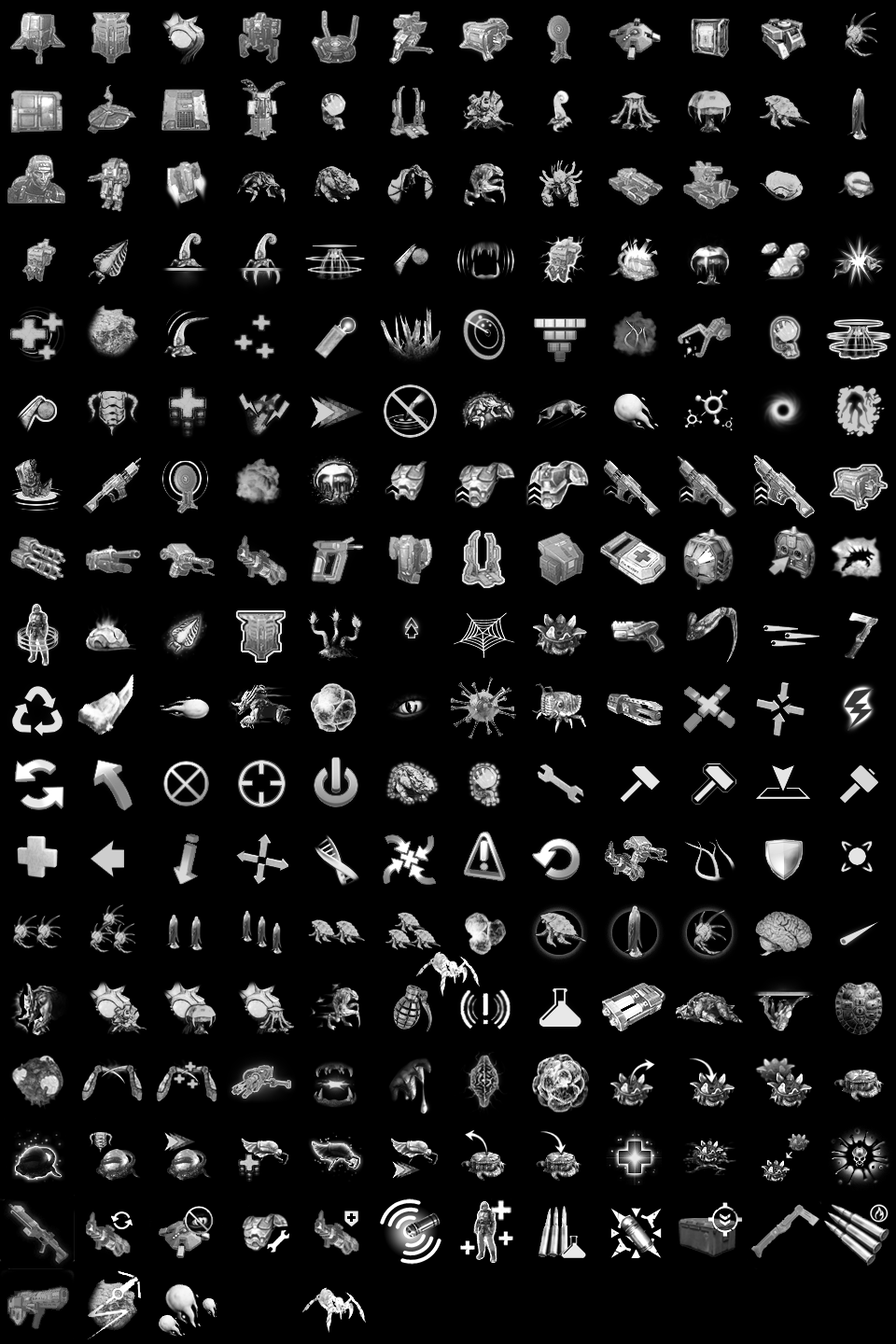
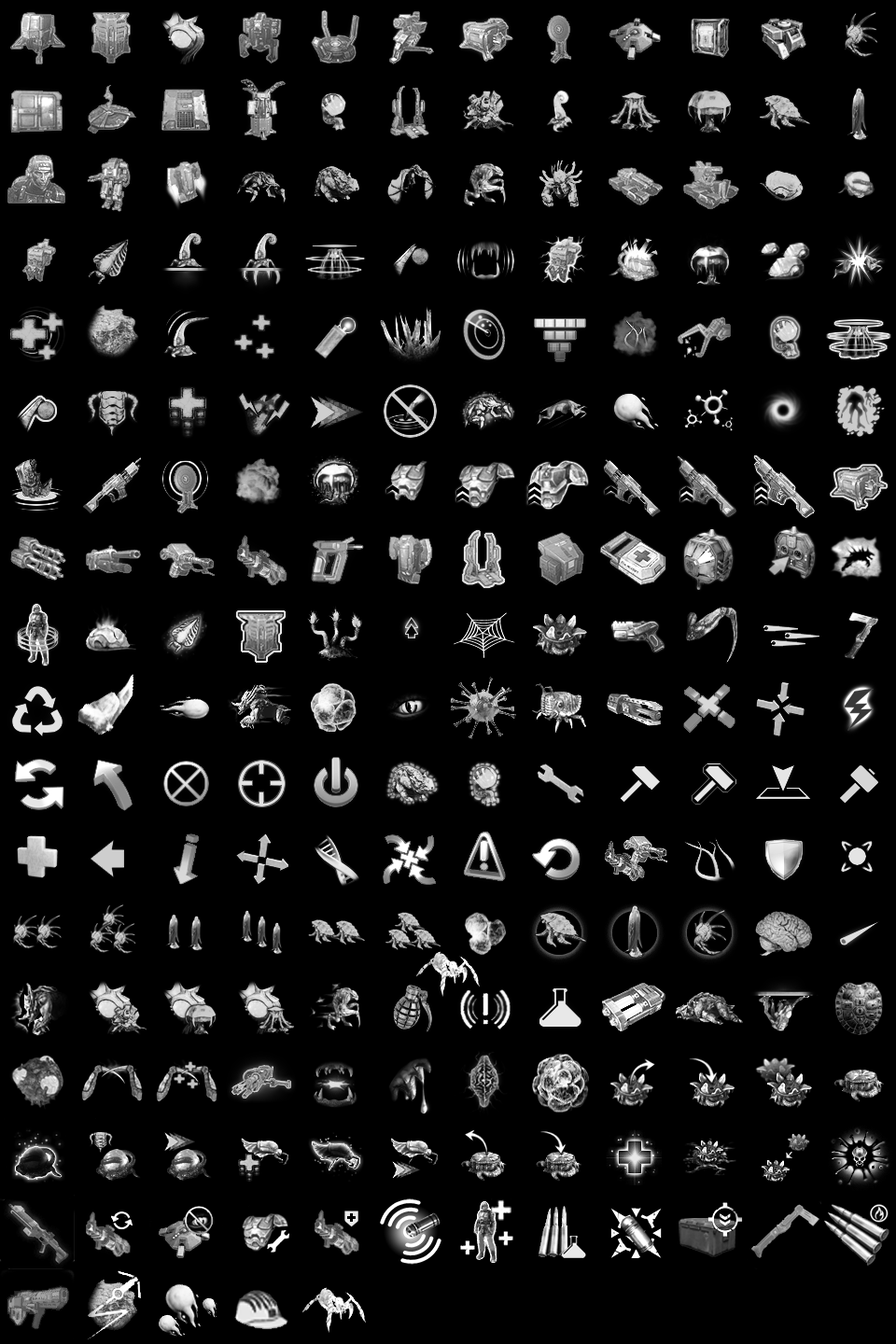
Layers edited between the first and the second 896x1344 image:
painted on "图层 1" over [234, 1289, 289, 1330]
